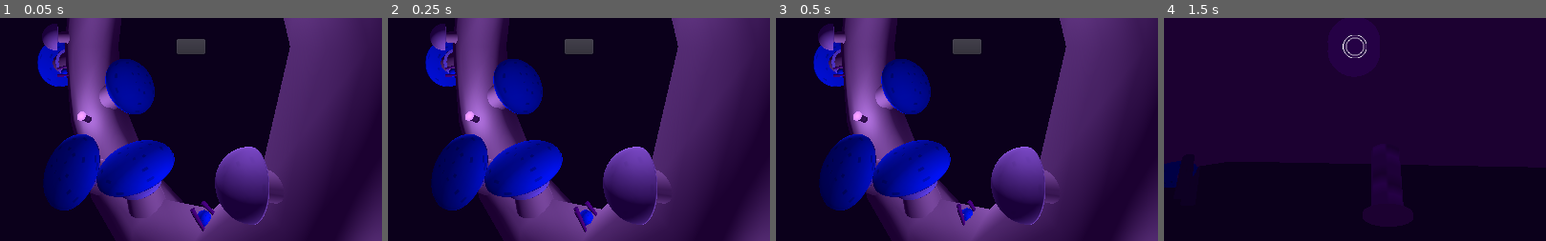
Above: before the commit, frames 1-4 (left to right).
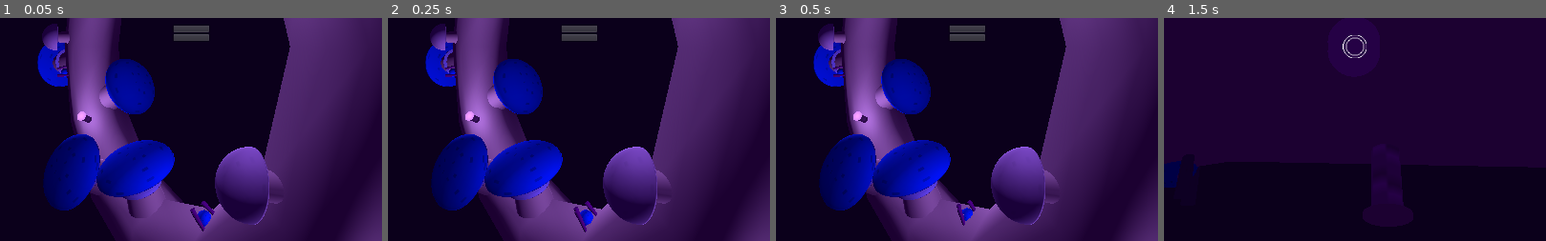
Above: after the commit, the same moments.

Repository: the-alex-g/LD47
Game: Godot game, scene res://Main/MainMenu.tscn
Two runs of this game, one before a commit and one after it. Both use one fixed random seed, a clock stepped at 60 frames per second and the inputs below.
Inputs:
- Up to frame 1 (0.05 s): no input
- Up to frame 2 (0.25 s): no input
- Up to frame 3 (0.5 s): no input
- Up to frame 4 (1.5 s): click "Play" at 0.5 s; hold Right (Right) from 1.28 s (still down)
The pictures show only the part of the screen within x 25-75%, y 44-94%; the shares and areas given below are measured in that part.

The runs differ from the first frame. In frame 1, 0.9% of the frame differs, in the area x 45-55%, y 3-17%; in frame 2, 0.9%; in frame 3, 0.9%; in frame 4, nothing differs.

Commit message:
Add story

Diff:
--- a/Main/MainMenuHUD.gd
+++ b/Main/MainMenuHUD.gd
@@ -1,8 +1,31 @@
 extends CanvasLayer
 
 onready var pressed:AudioStreamPlayer = $AudioStreamPlayer
+onready var back:Button = $Node2D/Back
+onready var story:Button = $VBoxContainer/Story
+onready var play:Button = $VBoxContainer/Play
+onready var main:VBoxContainer = $VBoxContainer
+onready var fluff:Node2D = $Node2D
+
+func _ready():
+	toggle_fluff(false)
 
 func _on_Button_pressed():
 	pressed.play()
 	yield(get_tree().create_timer(0.5), "timeout")
 	var _error = get_tree().change_scene("res://Main/Main.tscn")
+
+func _on_Button2_pressed():
+	pressed.play()
+	toggle_fluff(true)
+
+func toggle_fluff(boolean:bool):
+	back.disabled = !boolean
+	story.disabled = boolean
+	play.disabled = boolean
+	fluff.visible = boolean
+	main.visible = !boolean
+
+func _on_Back_pressed():
+	pressed.play()
+	toggle_fluff(false)
--- a/Main/MainMenuHUD.tscn
+++ b/Main/MainMenuHUD.tscn
@@ -7,22 +7,75 @@
 [node name="HUD" type="CanvasLayer"]
 script = ExtResource( 1 )
 
-[node name="Button" type="Button" parent="."]
+[node name="AudioStreamPlayer" type="AudioStreamPlayer" parent="."]
+stream = ExtResource( 3 )
+volume_db = 5.0
+
+[node name="VBoxContainer" type="VBoxContainer" parent="."]
 anchor_left = 0.5
 anchor_top = 0.5
 anchor_right = 0.5
 anchor_bottom = 0.5
-margin_left = -19.0
-margin_top = -10.0
-margin_right = 19.0
-margin_bottom = 10.0
+margin_left = -23.5
+margin_top = -28.0
+margin_right = 23.5
+margin_bottom = 28.0
+__meta__ = {
+"_edit_use_anchors_": false
+}
+
+[node name="Play" type="Button" parent="VBoxContainer"]
+margin_right = 47.0
+margin_bottom = 26.0
 custom_fonts/font = ExtResource( 2 )
 text = "Play"
 __meta__ = {
 "_edit_use_anchors_": false
 }
 
-[node name="AudioStreamPlayer" type="AudioStreamPlayer" parent="."]
-stream = ExtResource( 3 )
-volume_db = 5.0
-[connection signal="pressed" from="Button" to="." method="_on_Button_pressed"]
+[node name="Story" type="Button" parent="VBoxContainer"]
+margin_top = 30.0
+margin_right = 47.0
+margin_bottom = 56.0
+custom_fonts/font = ExtResource( 2 )
+text = "Story"
+__meta__ = {
+"_edit_use_anchors_": false
+}
+
+[node name="Node2D" type="Node2D" parent="."]
+
+[node name="Back" type="Button" parent="Node2D"]
+anchor_left = 0.5
+anchor_top = 0.5
+anchor_right = 0.5
+anchor_bottom = 0.5
+margin_left = 491.0
+margin_top = 360.0
+margin_right = 533.0
+margin_bottom = 360.0
+custom_fonts/font = ExtResource( 2 )
+text = "Back"
+__meta__ = {
+"_edit_use_anchors_": false
+}
+
+[node name="Label" type="Label" parent="Node2D"]
+anchor_left = 0.5
+anchor_top = 0.5
+anchor_right = 0.5
+anchor_bottom = 0.5
+margin_left = 238.5
+margin_top = 276.0
+margin_right = 785.5
+margin_bottom = 324.0
+custom_fonts/font = ExtResource( 2 )
+text = "The planet Torus has been plunged into darkness.
+The only way to reignite the planetery flame is to activate the three mystical pillars,
+but you must beware the insectile creatures who do not whish to see the light return!"
+__meta__ = {
+"_edit_use_anchors_": false
+}
+[connection signal="pressed" from="VBoxContainer/Play" to="." method="_on_Button_pressed"]
+[connection signal="pressed" from="VBoxContainer/Story" to="." method="_on_Button2_pressed"]
+[connection signal="pressed" from="Node2D/Back" to="." method="_on_Back_pressed"]
